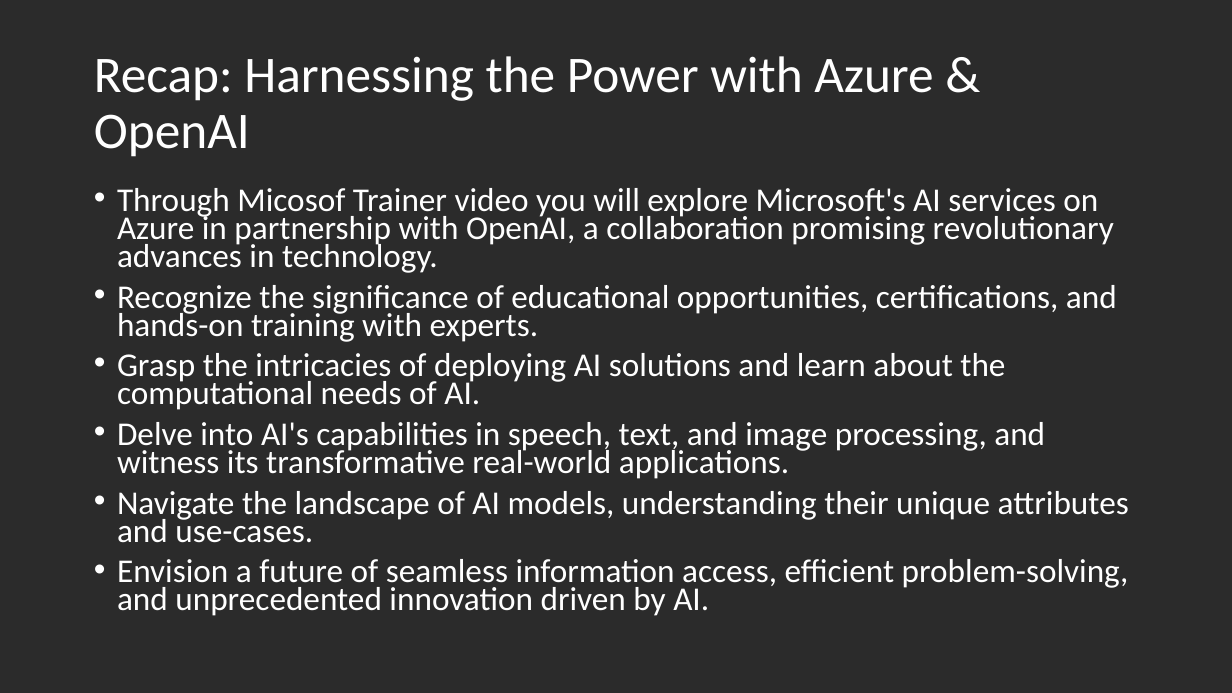
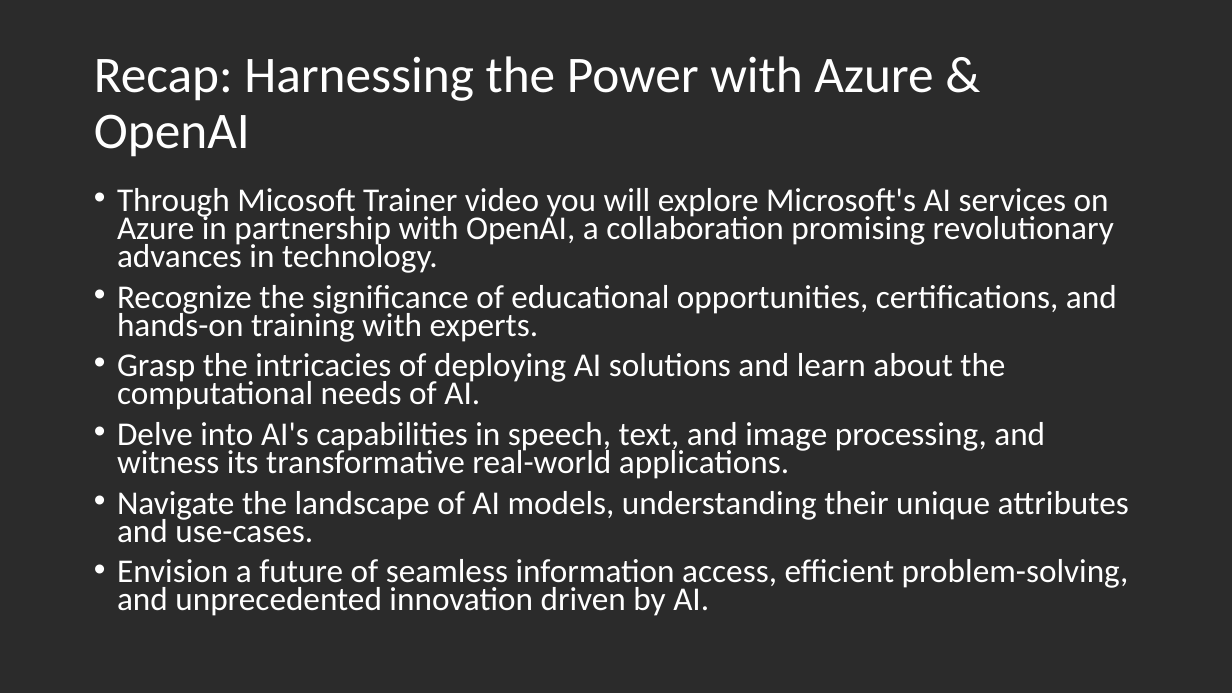
Before and after one commit to aurimas13/Pazink-Dirbtini-Intelekta, a slide deck: slide 11 of Paskaitos/LIKTA_AI_4th_Webinar_Introduction_to_AI_Lithuanian.pptx. Drawn at 1232x693 pixels with LibreOffice and Linux fonts; fonts in the diff are those of the drawing; background and template pictures are left out; a plain dark background stands for a picture behind light text. Boxes give left, top, right and bottom in pixels: in the first picture for what was removed or moved away, otherwise in the second. Text is boxed around its words. In the diff, an @@ line names an element or a change of style, - is before the commit and + after.

Commit message:
Added slides

```diff
--- a/Paskaitos/LIKTA_AI_4th_Webinar_Introduction_to_AI_Lithuanian.pptx
+++ b/Paskaitos/LIKTA_AI_4th_Webinar_Introduction_to_AI_Lithuanian.pptx
@@ text at <box>117,188,1114,273</box>: text changed @@
-• Through Micosof Trainer video you will explore Microsoft's AI services on Azure in partnership with OpenAI, a collaboration promising revolutionary advances in technology.
+• Through Micosoft Trainer video you will explore Microsoft's AI services on Azure in partnership with OpenAI, a collaboration promising revolutionary advances in technology.
```
Also in this commit, not shown: 2 other files.
